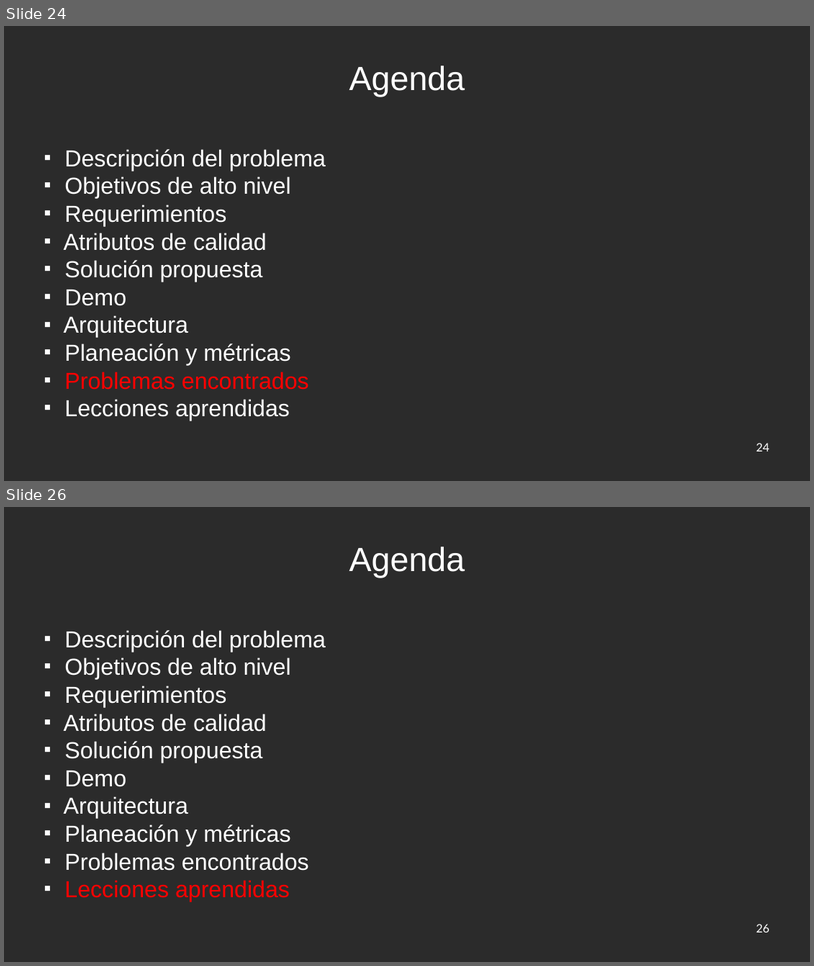
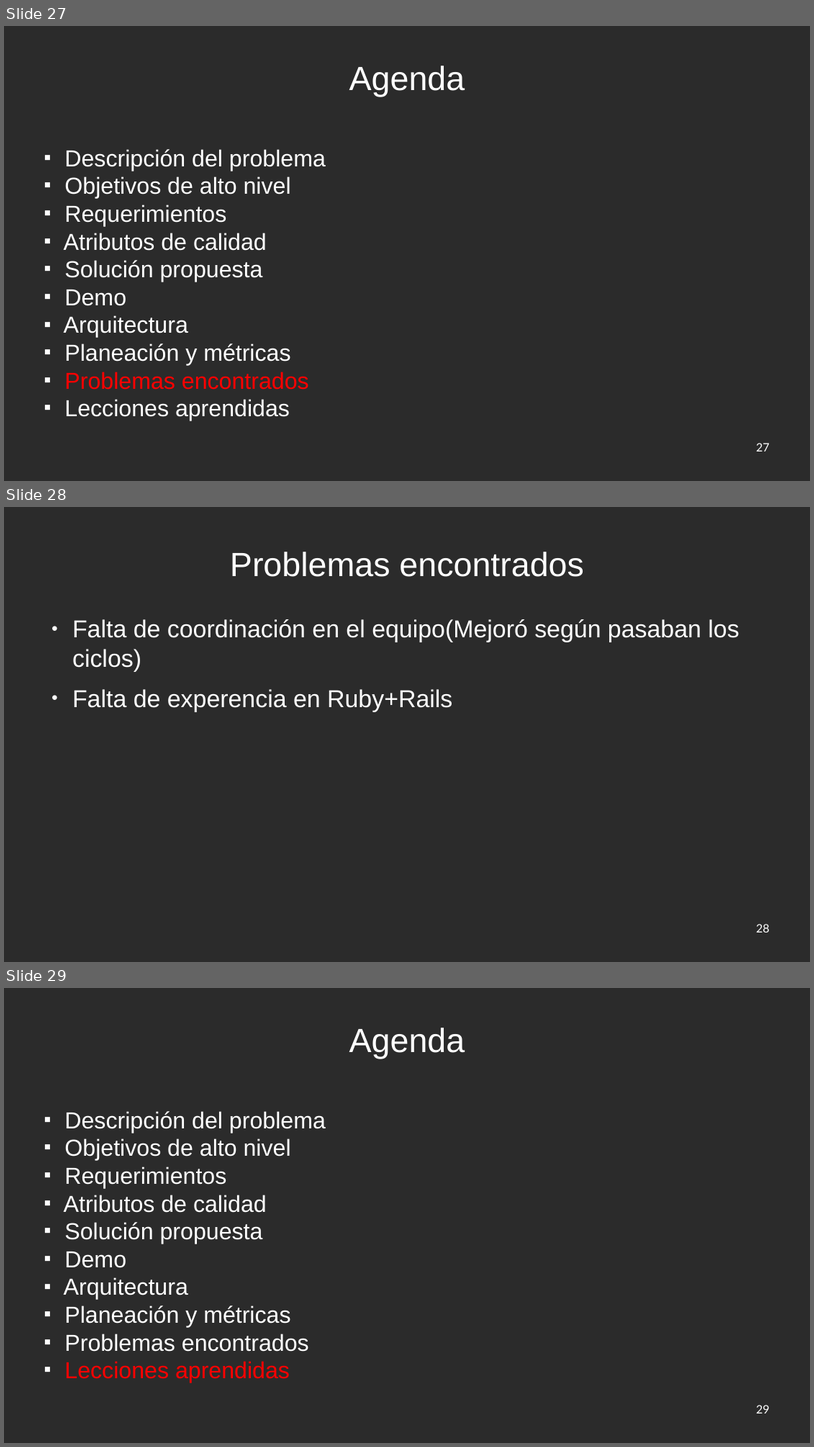
Before and after one commit to jw92/PPR, a slide deck: final.odp. Shown one above the other, each under a label of ours: slides 24 and 26 before the commit, slides 27, 28 and 29 after it; the slides between them are not shown. The pictures are 814x966 and 814x1447 pixels, drawn with LibreOffice and Linux fonts; fonts in the diff are those of the drawing; background and template pictures are left out; a plain dark background stands for a picture behind light text. Boxes give left, top, right and bottom in pixels: in the first picture for what was removed or moved away, otherwise in the second. Text is boxed around its words. In the diff, an @@ line names an element or a change of style, - is before the commit and + after.

```diff
--- a/final.odp
+++ b/final.odp
@@ slide 28 added at [4,507,810,962], background picture (left out) @@
@@ title added at [230,552,584,577], 40.6 pt, text #FFFFFF @@
+Problemas encontrados
@@ text added at [72,619,739,711], 29.5 pt, text #FFFFFF @@
+● Falta de coordinación en el equipo(Mejoró según pasaban los ciclos)
+● Falta de experencia en Ruby+Rails
@@ page number added at [756,924,770,933], 14 pt, text #FFFFFF @@
+28
@@ what was slide 24 is now slide 27 @@
@@ page number at [756,443,770,452]: text changed @@
-24
+27
@@ what was slide 26 is now slide 29 @@
@@ page number at [756,1405,770,1414]: text changed @@
-26
+29
```
Also in this commit, not shown: 4 slides changed, 5 other slides added, 3 slides removed, 3 other files.
